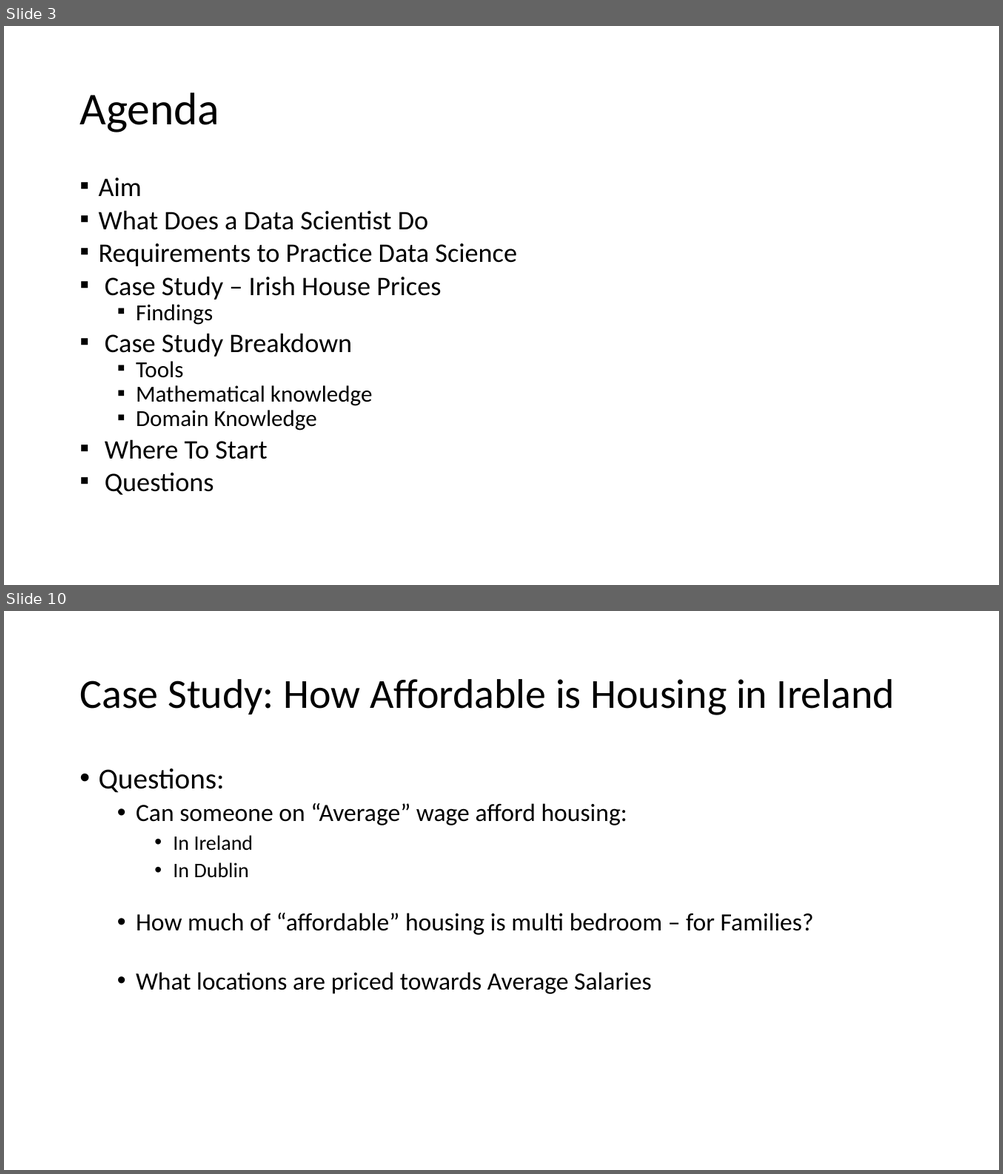
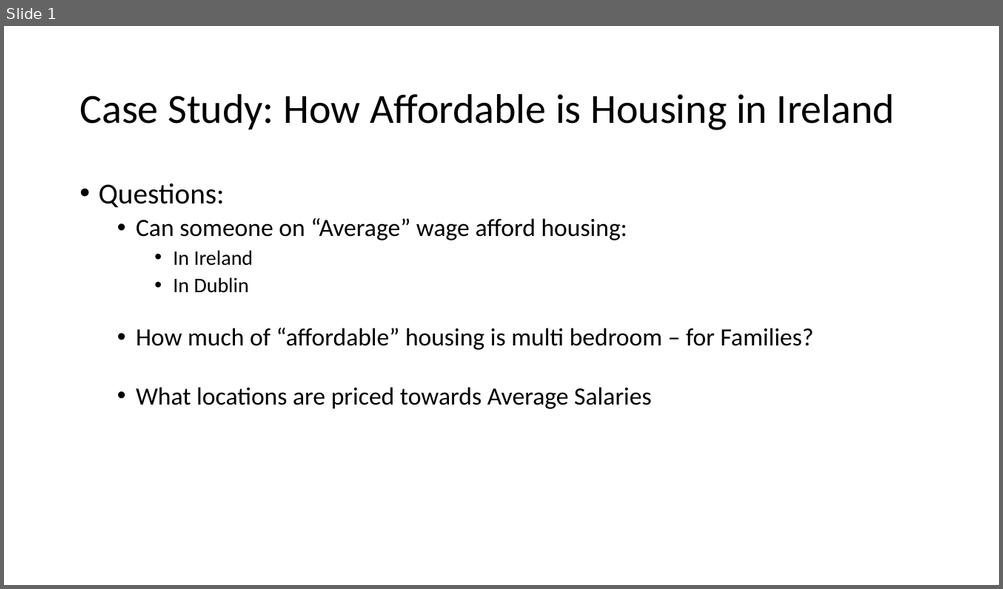
Before and after one commit to FintanGuihen/HousePriceScraper, a slide deck: Getting Started with Data Science.pptx. Shown one above the other, each under a label of ours: slides 3 and 10 before the commit, slide 1 after it; the slides between them are not shown. The pictures are 1003x1174 and 1003x589 pixels, drawn with LibreOffice and Linux fonts; fonts in the diff are those of the drawing. Boxes give left, top, right and bottom in pixels: in the first picture for what was removed or moved away, otherwise in the second. Text is boxed around its words. In the diff, an @@ line names an element or a change of style, - is before the commit and + after.

```diff
--- a/Getting Started with Data Science.pptx
+++ b/Getting Started with Data Science.pptx
@@ slide 3 removed at bbox=[4, 26, 999, 585], background #FFFFFF @@
@@ title removed at bbox=[79, 93, 219, 133] @@
-Agenda
@@ text removed at bbox=[99, 178, 517, 495] @@
-▪ Aim
-▪ What Does a Data Scientist Do
-▪ Requirements to Practice Data Science
-▪ Case Study – Irish House Prices
-  ▪ Findings
-▪ Case Study Breakdown
-  ▪ Tools
-  ▪ Mathematical knowledge
-  ▪ Domain Knowledge
-▪ Where To Start
-▪ Questions
@@ what was slide 10 is now slide 1 @@
```
Also in this commit, not shown: 13 other slides removed.
